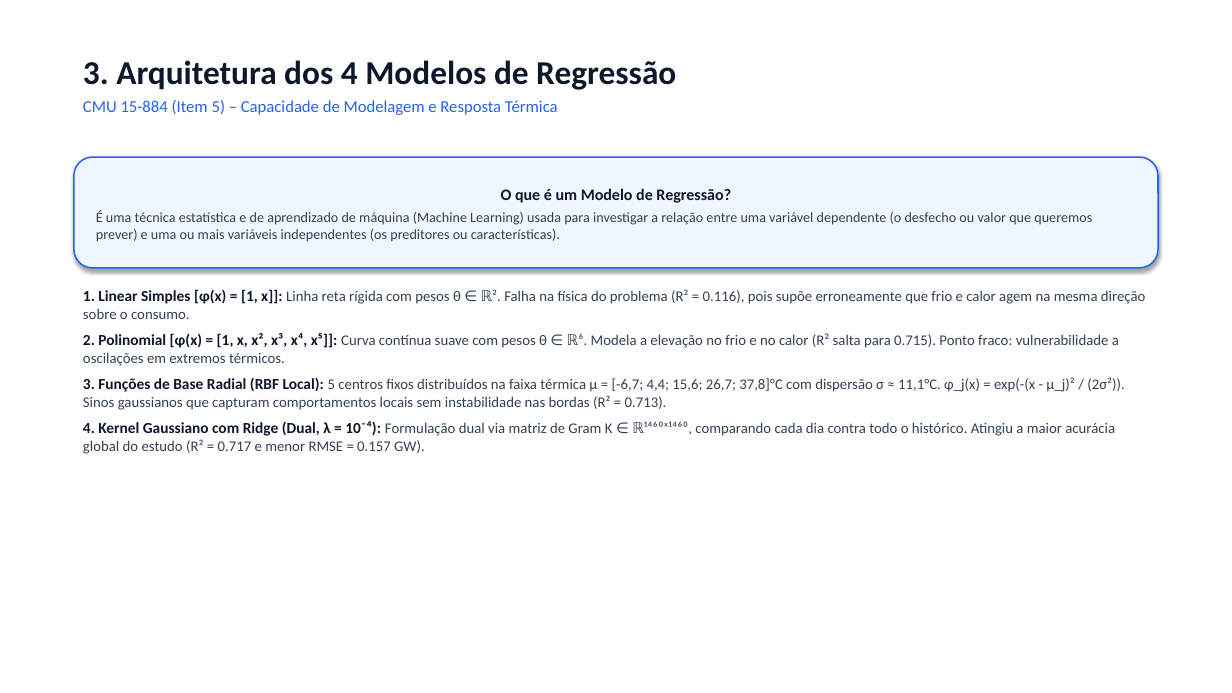
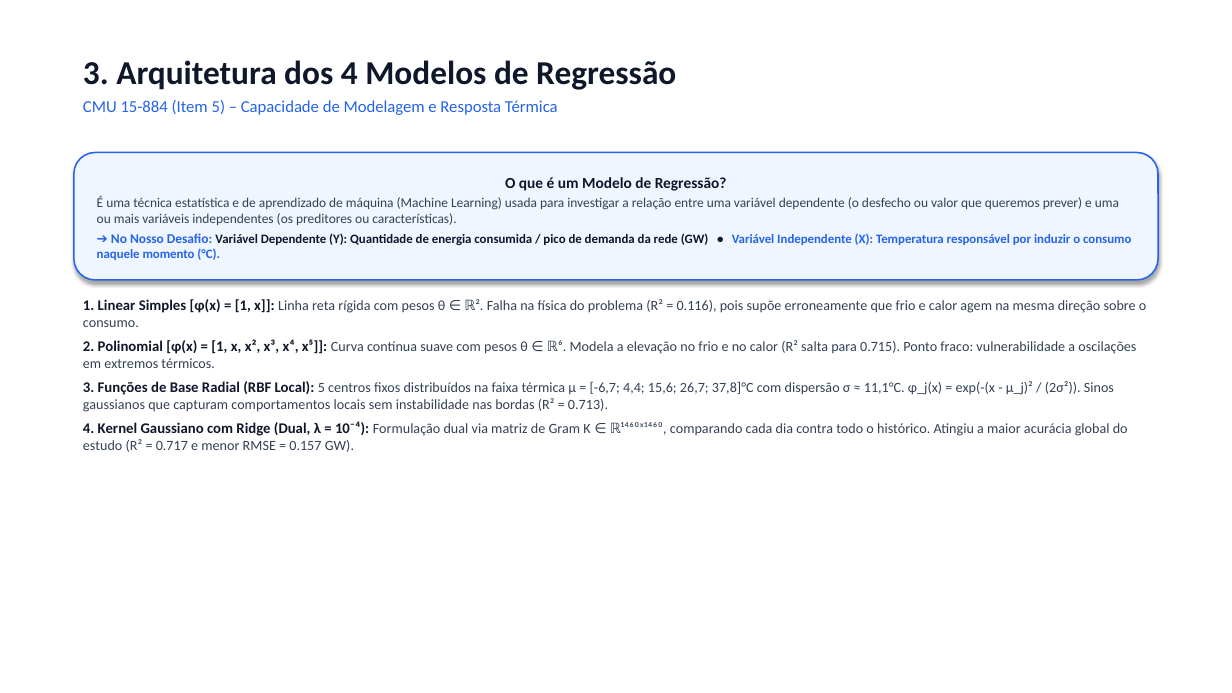
Before and after one commit to AldairAzevedo/energy-demand-forecast, a slide deck: slide 4 of presentation/slides_apresentacao.pptx. Drawn at 1232x693 pixels with LibreOffice and Linux fonts; fonts in the diff are those of the drawing. Boxes give left, top, right and bottom in pixels: in the first picture for what was removed or moved away, otherwise in the second. Text is boxed around its words. In the diff, an @@ line names an element or a change of style, - is before the commit and + after.

Commit message:
feat(slides): adiciona definicao explicita de variaveis dependente (Y) e independente (X) no slide 4

```diff
--- a/presentation/slides_apresentacao.pptx
+++ b/presentation/slides_apresentacao.pptx
@@ rounded rectangle "O que é um Modelo ...": place and size @@
-rounded rectangle "O que é um Modelo ..." at box(74, 157, 1158, 268)
+rounded rectangle "O que é um Modelo ..." at box(74, 152, 1158, 280)
@@ text in rounded rectangle at box(97, 177, 1119, 225): size 12.5 to 12 pt in "O que é um Modelo de Regressão?"; size 11 to 10.5 pt in "É uma técnica estatística e de aprendizado ..."; less space between paragraphs @@
@@ text in rounded rectangle at box(97, 233, 1131, 260): paragraph added @@
+➔ No Nosso Desafio: Variável Dependente (Y): Quantidade de energia consumida / pico de demanda da rede (GW) • Variável Independente (X): Temperatura responsável por induzir o consumo naquele momento (°C).
@@ text "1. Linear Simples [φ(x) = ...": place and size @@
-text "1. Linear Simples [φ(x) = ..." at box(83, 289, 1145, 454)
+text "1. Linear Simples [φ(x) = ..." at box(83, 299, 1146, 452)
@@ text "1. Linear Simples [φ(x) = ..." at box(83, 299, 1146, 452): size 12 to 11.5 pt in "1. Linear Simples [φ(x) = [1, x]]:", "2. Polinomial [φ(x) = [1, x, x², ...", "3. Funções de Base Radial (RBF Local):", "4. Kernel Gaussiano com Ridge (Dual, λ ..."; size 11.5 to 11 pt in "Linha reta rígida com pesos θ ∈ ...", "Curva contínua suave com pesos θ ∈ ...", "5 centros fixos distribuídos na faixa térmica ...", "Formulação dual via matriz de Gram K ..."; less space between paragraphs @@
```
Also in this commit, not shown: 2 other files.
